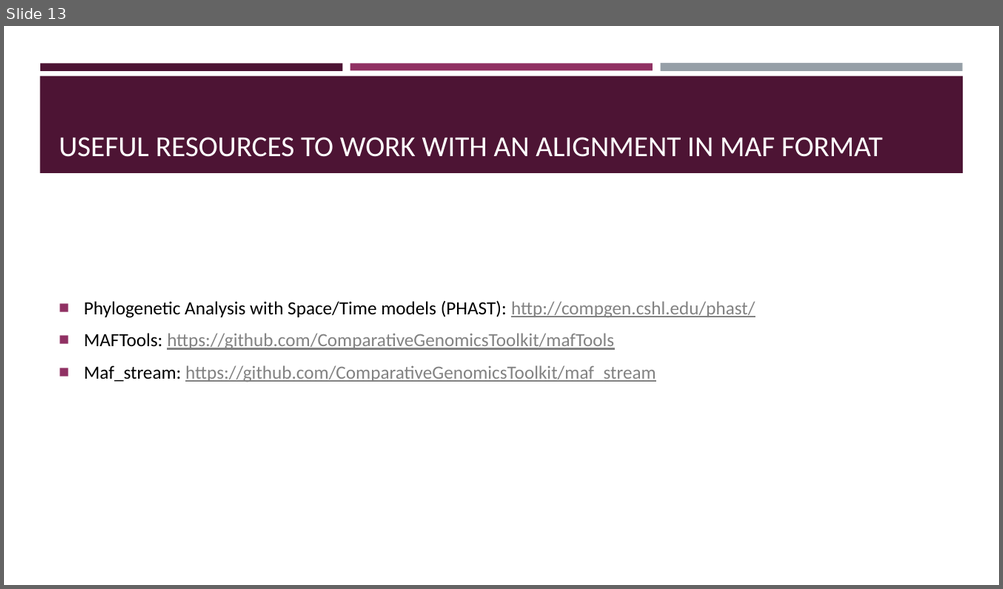
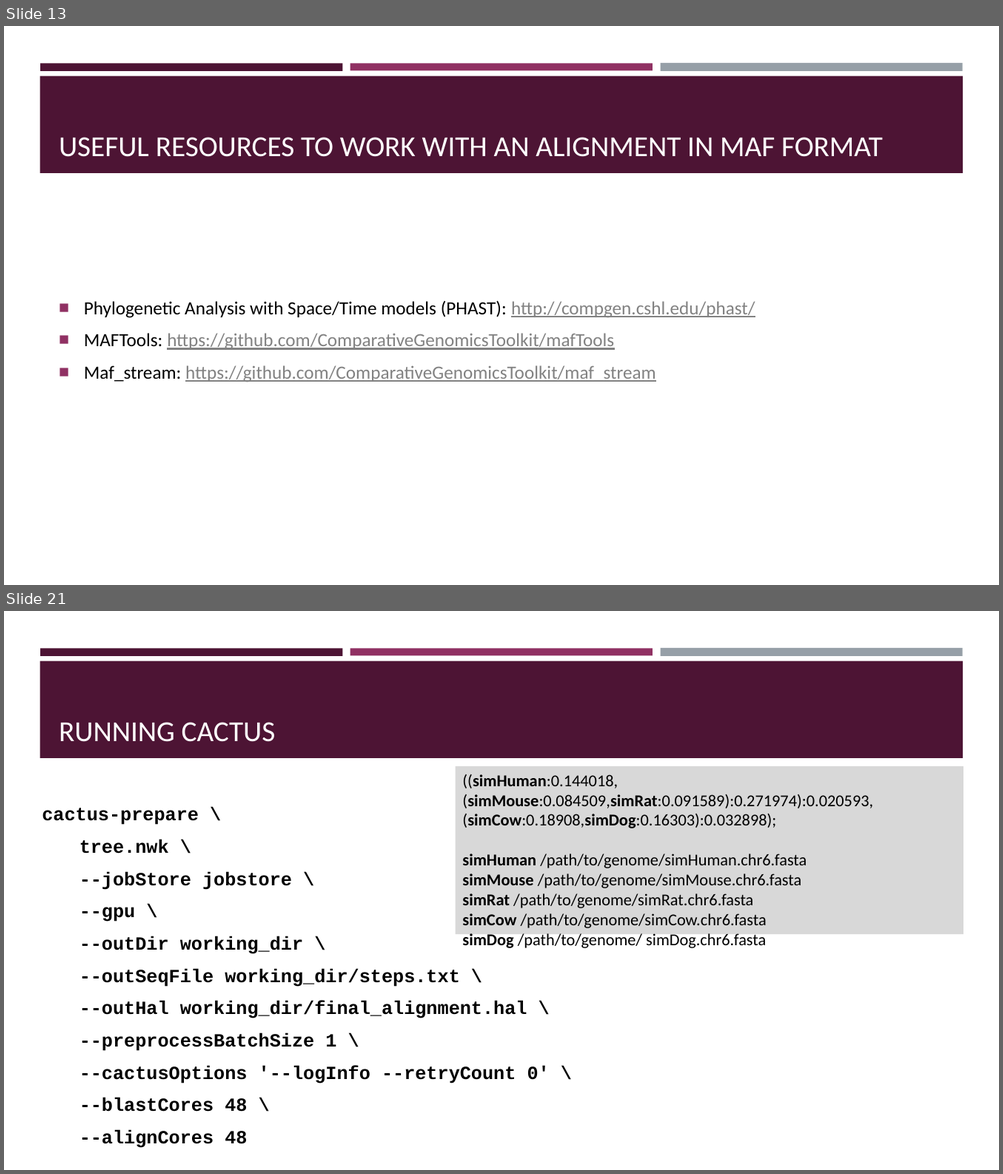
Before and after one commit to BGAcademy23/cactus, a slide deck: docs/aligning_whole_genomes_with_cactus.pptx. Shown one above the other, each under a label of ours: slide 13 before the commit, slides 13 and 21 after it; the slides between them are not shown. The pictures are 1003x589 and 1003x1174 pixels, drawn with LibreOffice and Linux fonts; fonts in the diff are those of the drawing. Boxes give left, top, right and bottom in pixels: in the first picture for what was removed or moved away, otherwise in the second. Text is boxed around its words. In the diff, an @@ line names an element or a change of style, - is before the commit and + after.

```diff
--- a/docs/aligning_whole_genomes_with_cactus.pptx
+++ b/docs/aligning_whole_genomes_with_cactus.pptx
@@ slide 21 added at box(4, 611, 999, 1170), background #FFFFFF; not listed: 4 template elements that a slide beside it also shows @@
@@ title added at box(59, 722, 276, 742), 28 pt, text #FFFFFF @@
+RUNNING CACTUS
@@ rectangle added at box(455, 766, 964, 935), fill #D8D8D8, 16 pt, text #000000 @@
+((simHuman:0.144018,(simMouse:0.084509,simRat:0.091589):0.271974):0.020593,(simCow:0.18908,simDog:0.16303):0.032898);
+simHuman /path/to/genome/simHuman.chr6.fasta
+simMouse /path/to/genome/simMouse.chr6.fasta
+simRat /path/to/genome/simRat.chr6.fasta
+simCow /path/to/genome/simCow.chr6.fasta
+simDog /path/to/genome/ simDog.chr6.fasta
@@ text added at box(79, 839, 549, 1148), 18 pt, text #000000, bold @@
+cactus-prepare \
+tree.nwk \
+--jobStore jobstore \
+--gpu \
+--outDir working_dir \
+--outSeqFile working_dir/steps.txt \
+--outHal working_dir/final_alignment.hal \
+--preprocessBatchSize 1 \
+--cactusOptions '--logInfo --retryCount 0' \
+--blastCores 48 \
+--alignCores 48
```
Also in this commit, not shown: 1 slide changed, 11 other slides added.
